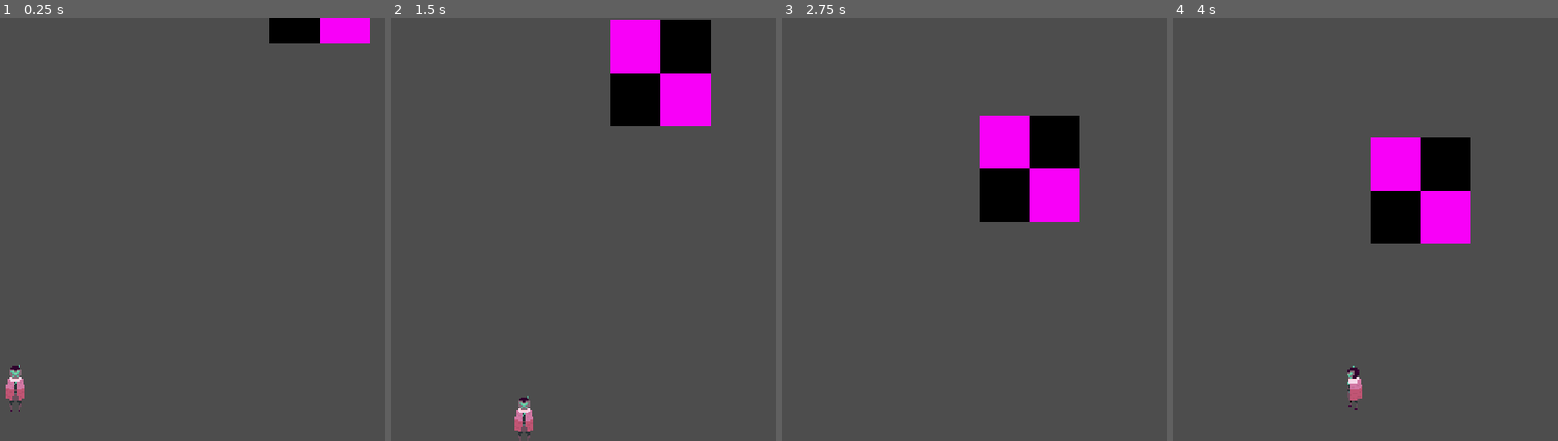
Above: before the commit, frames 1-4 (left to right).
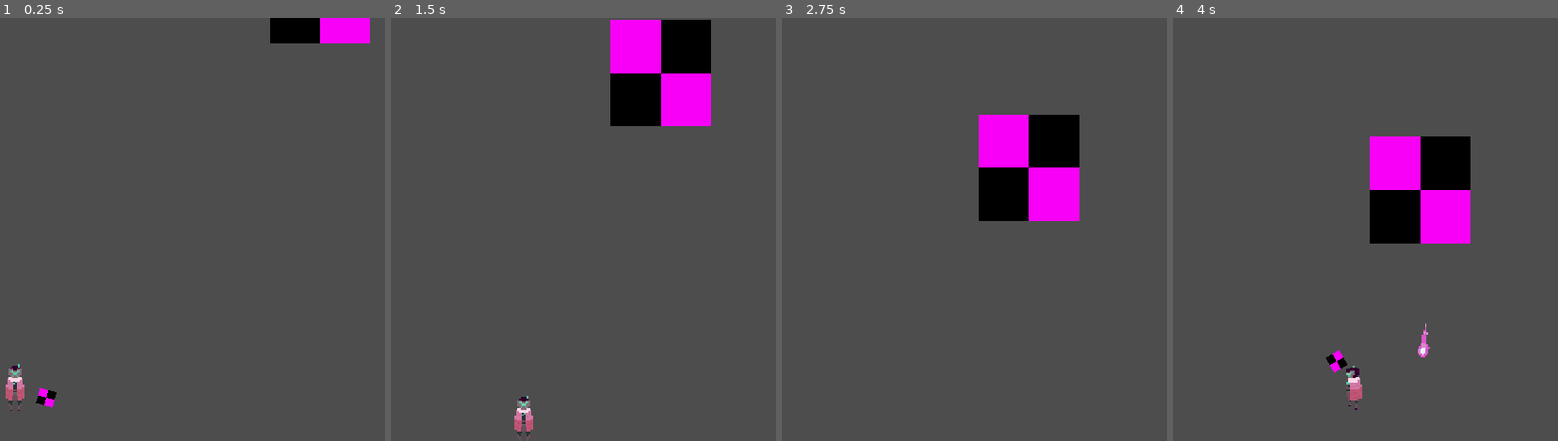
Above: after the commit, the same moments.

Repository: Henry-Felix-Faure/Projet-CIR2
Game: Godot game, scene res://Map/world.tscn
Same seed, same stepped clock (60 frames per second), same inputs: the game is played once before the commit and once after it.
Inputs:
- Up to frame 1 (0.25 s): no input
- Up to frame 2 (1.5 s): tap Enter at 0.5 s; hold Right (ui_right) 0.53-1.28 s; hold Down (ui_down) from 1.28 s (still down)
- Up to frame 3 (2.75 s): release Down (ui_down) at 2.03 s; hold Right (ui_right) from 2.03 s (still down)
- Up to frame 4 (4 s): release Right (ui_right) at 2.78 s; hold Up (ui_up) 2.78-3.53 s; hold Left (ui_left) from 3.53 s (still down)

The runs differ from the first frame. In frame 1, 0.2% of the frame differs, in the area x 1-71%, y 0-94%; in frame 2, 0.1%; in frame 3, 0.3%; in frame 4, 0.5%, in the area x 39-78%, y 28-93%.

Commit message:
Implemented Bullet ASSET + Drone

Diff:
--- a/Bullet/BulletToPlayer.tscn
+++ b/Bullet/BulletToPlayer.tscn
@@ -1,21 +1,80 @@
-[gd_scene load_steps=4 format=3 uid="uid://erwriagmkvtr"]
+[gd_scene load_steps=12 format=3 uid="uid://erwriagmkvtr"]
 
 [ext_resource type="Script" path="res://Bullet/BulletToPlayer.gd" id="1_2dn22"]
 [ext_resource type="Script" path="res://Scripts/Components/hitbox_component.gd" id="2_5clnb"]
+[ext_resource type="Texture2D" uid="uid://cxua6yy3xngp7" path="res://Assets/Item/bullet1.png" id="3_bw6jx"]
 
-[sub_resource type="CircleShape2D" id="CircleShape2D_j127w"]
+[sub_resource type="RectangleShape2D" id="RectangleShape2D_mf2ed"]
+size = Vector2(10, 5)
+
+[sub_resource type="AtlasTexture" id="AtlasTexture_jotd1"]
+atlas = ExtResource("3_bw6jx")
+region = Rect2(0, 0, 25, 14)
+
+[sub_resource type="AtlasTexture" id="AtlasTexture_xfw1y"]
+atlas = ExtResource("3_bw6jx")
+region = Rect2(25, 0, 25, 14)
+
+[sub_resource type="AtlasTexture" id="AtlasTexture_81beq"]
+atlas = ExtResource("3_bw6jx")
+region = Rect2(50, 0, 25, 14)
+
+[sub_resource type="AtlasTexture" id="AtlasTexture_0t5wj"]
+atlas = ExtResource("3_bw6jx")
+region = Rect2(75, 0, 25, 14)
+
+[sub_resource type="AtlasTexture" id="AtlasTexture_3jhjy"]
+atlas = ExtResource("3_bw6jx")
+region = Rect2(100, 0, 25, 14)
+
+[sub_resource type="AtlasTexture" id="AtlasTexture_sj154"]
+atlas = ExtResource("3_bw6jx")
+region = Rect2(125, 0, 25, 14)
+
+[sub_resource type="SpriteFrames" id="SpriteFrames_vq1kl"]
+animations = [{
+"frames": [{
+"duration": 1.0,
+"texture": SubResource("AtlasTexture_jotd1")
+}, {
+"duration": 1.0,
+"texture": SubResource("AtlasTexture_xfw1y")
+}, {
+"duration": 1.0,
+"texture": SubResource("AtlasTexture_81beq")
+}, {
+"duration": 1.0,
+"texture": SubResource("AtlasTexture_0t5wj")
+}, {
+"duration": 1.0,
+"texture": SubResource("AtlasTexture_3jhjy")
+}, {
+"duration": 1.0,
+"texture": SubResource("AtlasTexture_sj154")
+}],
+"loop": true,
+"name": &"default",
+"speed": 15.0
+}]
 
 [node name="BulletToPlayer" type="Area2D"]
 script = ExtResource("1_2dn22")
 SPEED = 100
 
-[node name="Sprite2D" type="Sprite2D" parent="."]
-
 [node name="VisibleOnScreenNotifier2D" type="VisibleOnScreenNotifier2D" parent="."]
+position = Vector2(1, 0)
+scale = Vector2(1.1, 1)
 
 [node name="HitboxComponent" type="Area2D" parent="."]
+collision_layer = 0
 collision_mask = 2
 script = ExtResource("2_5clnb")
 
 [node name="CollisionShape2D" type="CollisionShape2D" parent="HitboxComponent"]
-shape = SubResource("CircleShape2D_j127w")
+position = Vector2(6, -0.5)
+shape = SubResource("RectangleShape2D_mf2ed")
+
+[node name="AnimatedSprite2D" type="AnimatedSprite2D" parent="."]
+sprite_frames = SubResource("SpriteFrames_vq1kl")
+autoplay = "default"
+frame_progress = 0.924966
--- a/Ennemies/Ranged/sniper.tscn
+++ b/Ennemies/Ranged/sniper.tscn
@@ -39,6 +39,7 @@
 script = ExtResource("1_dywhb")
 
 [node name="DetectActionPlayer" parent="." node_paths=PackedStringArray("ComponentFonctionToCallFrom", "AttackSpeed") instance=ExtResource("2_avl84")]
+collision_layer = 0
 ComponentFonctionToCallFrom = NodePath("../AutoAimBullet")
 AttackSpeed = NodePath("../Timer")
 
--- a/Map/world.tscn
+++ b/Map/world.tscn
@@ -1,6 +1,7 @@
-[gd_scene load_steps=3 format=3 uid="uid://bo74rhwwir0tc"]
+[gd_scene load_steps=4 format=3 uid="uid://bo74rhwwir0tc"]
 
 [ext_resource type="PackedScene" uid="uid://bjvbi4ila7pej" path="res://Player/Player.tscn" id="1_8n85s"]
+[ext_resource type="PackedScene" uid="uid://duihbdcecbrl4" path="res://PowerUp/drone.tscn" id="2_87pjb"]
 [ext_resource type="PackedScene" uid="uid://dyl50b0s58fit" path="res://Ennemies/Ranged/sniper.tscn" id="2_o88f6"]
 
 [node name="World" type="Node2D"]
@@ -9,5 +10,7 @@
 z_index = 5
 position = Vector2(21, 237)
 
+[node name="Drone" parent="Player" instance=ExtResource("2_87pjb")]
+
 [node name="Sniper" parent="." instance=ExtResource("2_o88f6")]
 position = Vector2(223, -28)
--- a/Player/Player.tscn
+++ b/Player/Player.tscn
@@ -201,6 +201,7 @@
 shape = SubResource("CapsuleShape2D_5xygp")
 
 [node name="HitboxComponent" type="Area2D" parent="."]
+collision_layer = 0
 script = ExtResource("5_7xwja")
 
 [node name="CollisionShape2D" type="CollisionShape2D" parent="HitboxComponent"]
--- /dev/null
+++ b/PowerUp/drone.gd
@@ -0,0 +1,37 @@
+extends AnimatedSprite2D
+
+@onready var ennemie_detection: Area2D = $EnnemieDetection
+@onready var muzzle: Marker2D = $Muzzle
+@onready var spawn_component: SpawnComponent = $SpawnComponent
+@onready var atks: Timer = $Timer
+
+func _ready() -> void:
+	atks.wait_time = 2
+
+# Called every frame. 'delta' is the elapsed time since the previous frame.
+func _process(delta: float) -> void:
+	rotation_degrees += 1
+	var enemies_in_range = ennemie_detection.get_overlapping_areas()
+	if enemies_in_range.size() > 0 and atks.is_stopped():
+		# Recherche de la cible la plus proche parmi tous les ennemis dans la zone de détection
+		var closest_enemy = null
+		var closest_distance = 1000
+		var current_target
+		for enemy in enemies_in_range:
+			var distance_to_enemy = global_position.distance_to(enemy.global_position)
+			if distance_to_enemy < closest_distance:
+					closest_enemy = enemy
+					closest_distance = distance_to_enemy
+			if closest_enemy:
+				current_target = closest_enemy
+		shoot(current_target)
+		atks.start()
+
+func shoot(ennemie) -> void :
+	var  ennemie_pos: Vector2 = ennemie.global_position
+	var bullet : Node2D = spawn_component.spawn(muzzle.global_position)
+	var v = ennemie_pos - bullet.global_position
+	var angle = v.angle()
+	bullet.rotation = angle
+	print_debug("CACA")
+	bullet.damage = 10
--- /dev/null
+++ b/PowerUp/drone.tscn
@@ -0,0 +1,48 @@
+[gd_scene load_steps=8 format=3 uid="uid://duihbdcecbrl4"]
+
+[ext_resource type="Script" path="res://PowerUp/drone.gd" id="1_j08d6"]
+[ext_resource type="Texture2D" uid="uid://dwukw42m0pkjh" path="res://Assets/placeholder_texture.png" id="1_pnp48"]
+[ext_resource type="Script" path="res://Scripts/Components/spawn_component.gd" id="3_c7o3t"]
+[ext_resource type="PackedScene" uid="uid://erwriagmkvtr" path="res://Bullet/BulletToPlayer.tscn" id="4_sk5ln"]
+
+[sub_resource type="AtlasTexture" id="AtlasTexture_02fq7"]
+atlas = ExtResource("1_pnp48")
+region = Rect2(0, 0, 160, 160)
+
+[sub_resource type="SpriteFrames" id="SpriteFrames_pf7ir"]
+animations = [{
+"frames": [{
+"duration": 1.0,
+"texture": SubResource("AtlasTexture_02fq7")
+}],
+"loop": true,
+"name": &"default",
+"speed": 5.0
+}]
+
+[sub_resource type="CircleShape2D" id="CircleShape2D_6wddo"]
+radius = 699.731
+
+[node name="Drone" type="AnimatedSprite2D"]
+position = Vector2(-1.19209e-07, 0)
+scale = Vector2(0.0686157, 0.0625)
+sprite_frames = SubResource("SpriteFrames_pf7ir")
+offset = Vector2(300, 0)
+script = ExtResource("1_j08d6")
+
+[node name="Muzzle" type="Marker2D" parent="."]
+position = Vector2(378.922, 16)
+
+[node name="EnnemieDetection" type="Area2D" parent="."]
+collision_layer = 0
+
+[node name="CollisionShape2D" type="CollisionShape2D" parent="EnnemieDetection"]
+position = Vector2(291.479, 0)
+shape = SubResource("CircleShape2D_6wddo")
+
+[node name="SpawnComponent" type="Node2D" parent="."]
+script = ExtResource("3_c7o3t")
+scene = ExtResource("4_sk5ln")
+
+[node name="Timer" type="Timer" parent="."]
+one_shot = true
--- a/project.godot
+++ b/project.godot
@@ -22,7 +22,7 @@
 window/size/mode=3
 window/size/window_width_override=1280
 window/size/window_height_override=720
-window/stretch/mode="viewport"
+window/stretch/mode="canvas_items"
 
 [input]
 
Not shown, changed: .gitignore
